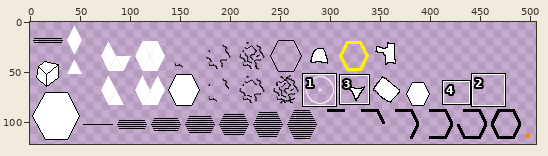
Edited in one commit: sprite sheet (core/assets/main.png). The picture above shows the old version from afar; the outline marks the close-up.
Close-up. As it was:
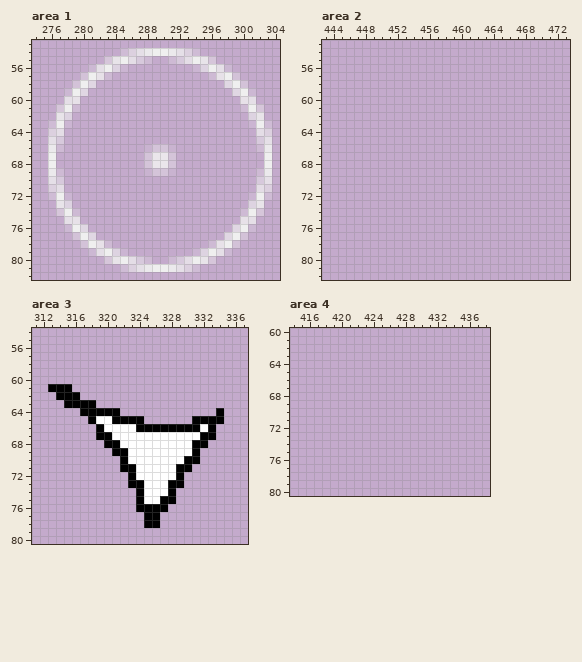
The file is 512x128 pixels. Pixels under 10% opacity are left out. Colours within 5 levels of each other are drawn and written as one. Shown: area 1: x 274..304, y 53..82; area 2: x 443..473, y 53..82; area 3: x 311..337, y 54..80; area 4: x 414..438, y 60..80. The wide view leaves out empty margins. The commit also changed other parts of the picture, which this record leaves out.
And afterwards:
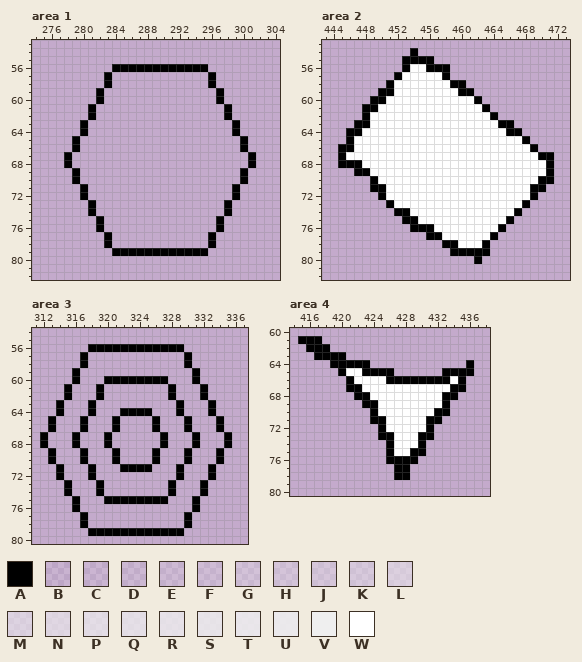
Palette (. is transparent): A #000000  B #efefef20  C #efefef29  D #efefef32  E #efefef3b  F #efefef44  G #efefef57  H #efefef60  J #efefef69  K #efefef72  L #efefef8d  M #efefef96  N #efefefa8  P #efefefbb  Q #efefefc4  R #efefefcd  S #efefefd6  T #efefefdf  U #efefefe9  V #efefef  W #ffffff
From old to new:
Changed rows in their new state; - is an unchanged pixel.
Area 1:
first column x 276:
54 ---------..........---------
55 -------......--......-------
56 -----...AAAAAAAAAAAA...-----
57 ----...A------------A...----
58 ---...-A------------A-...---
59 --...-A--------------A-...--
60 --..--A--------------A--..--
61 -...-A----------------A-...-
62 -..--A----------------A--..-
63 ...-A------------------A-...
64 ..--A------------------A--..
65 ..-A--------------------A-..
66 ..-A--------....--------A-..
67 .-A---------....---------A-.
68 .-A---------....---------A-.
69 ..-A--------....--------A-..
70 ..-A--------------------A-..
71 ..--A------------------A--..
72 ...-A------------------A-...
73 -..--A----------------A--..-
74 -...-A----------------A-...-
75 --..--A--------------A--..--
76 --...-A--------------A-...--
77 ---...-A------------A-...---
78 ----...A------------A...----
79 -----...AAAAAAAAAAAA...-----
80 -------......--......-------
81 ---------..........---------
Area 2:
first column x 445:
54 ---------A-----------------
55 --------AAAA---------------
56 --------AWWAAA-------------
57 -------AWWWWWA-------------
58 ------AWWWWWWWAA-----------
59 -----AAWWWWWWWWAA----------
60 ----AAWWWWWWWWWWWA---------
61 ---AAWWWWWWWWWWWWWA--------
62 ---AWWWWWWWWWWWWWWWA-------
63 --AAWWWWWWWWWWWWWWWWAA-----
64 -AAWWWWWWWWWWWWWWWWWWAA----
65 -AWWWWWWWWWWWWWWWWWWWWWA---
66 AAWWWWWWWWWWWWWWWWWWWWWWA--
67 AWWWWWWWWWWWWWWWWWWWWWWWWAA
68 AAAWWWWWWWWWWWWWWWWWWWWWWWA
69 --AAWWWWWWWWWWWWWWWWWWWWWWA
70 ----AWWWWWWWWWWWWWWWWWWWWAA
71 ----AAWWWWWWWWWWWWWWWWWWAA-
72 -----AWWWWWWWWWWWWWWWWWWA--
73 ------AWWWWWWWWWWWWWWWWA---
74 -------AAWWWWWWWWWWWWWA----
75 --------AAWWWWWWWWWWWA-----
76 ---------AAAWWWWWWWWA------
77 -----------AAWWWWWWA-------
78 -------------AAWWWA--------
79 --------------AAAAA--------
80 -----------------A---------
Area 3:
first column x 312:
56 ------AAAAAAAAAAAA------
57 -----A------------A-----
58 -----A------------A-----
59 ----A--------------A----
60 ----A---AAAAAAAA---A----
61 -..----A--------A---A---
62 --.-.--A--------A---A---
63 --A...-----------A---A--
64 --A--.-...AAAA---A---A.-
65 -A---A...-...-A---A...--
66 -A---A-..A....-...-...A-
67 A---A--.-......A...A..-A
68 A---A----......A...-.--A
69 -A---A----....A...A.--A-
70 -A---A---A....A...-.--A-
71 --A---A-----AA...-.--A--
72 --A---A----......----A--
73 ---A---A---.....-.--A---
74 ---A---A----....----A---
75 ----A---AAAA-AA-.--A----
76 ----A-------....---A----
77 -----A-------..---A-----
78 -----A-------..---A-----
79 ------AAAAAAAAAAAA------
Area 4:
first column x 415:
61 AAA-------------------
62 -AAA------------------
63 --AAAA----------------
64 ----AAAAA------------A
65 -----AWWAAAA------AAAA
66 ------AWWWWAAAAAAAAWA-
67 ------AAWWWWWWWWWWWAA-
68 -------AAWWWWWWWWWAA--
69 --------AAWWWWWWWWA---
70 ---------AWWWWWWWAA---
71 ---------AAWWWWWAA----
72 ----------AWWWWWA-----
73 ----------AAWWWAA-----
74 -----------AWWWA------
75 -----------AWWAA------
76 -----------AAAA-------
77 ------------AA--------
78 ------------AA--------
